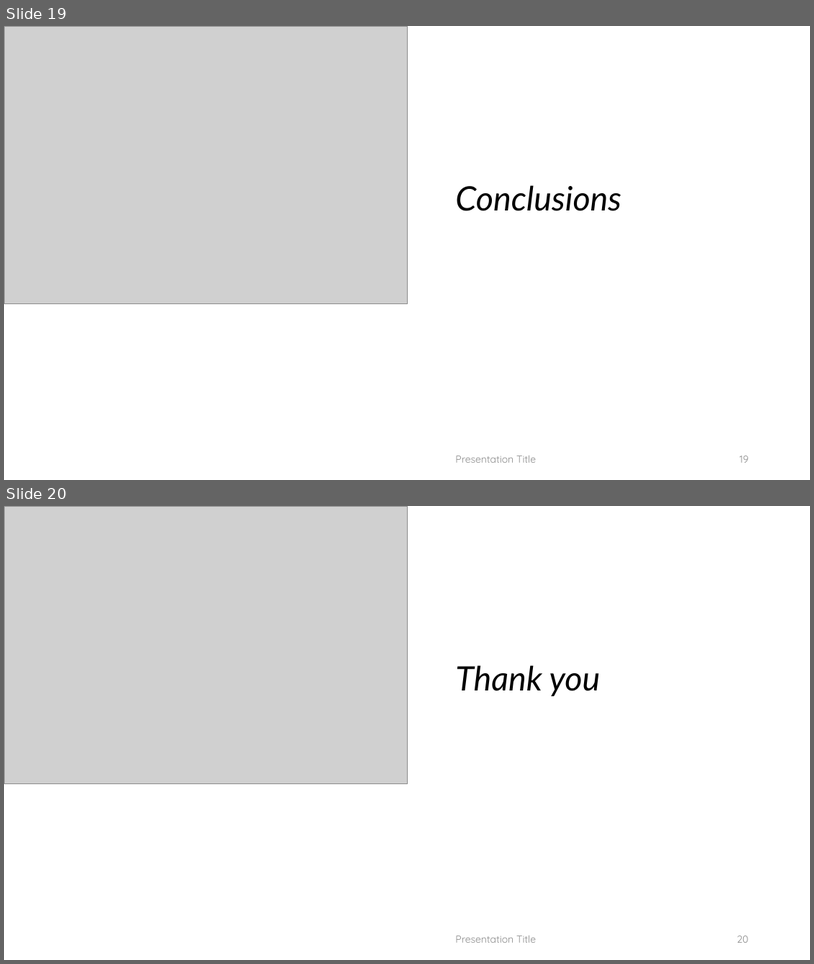
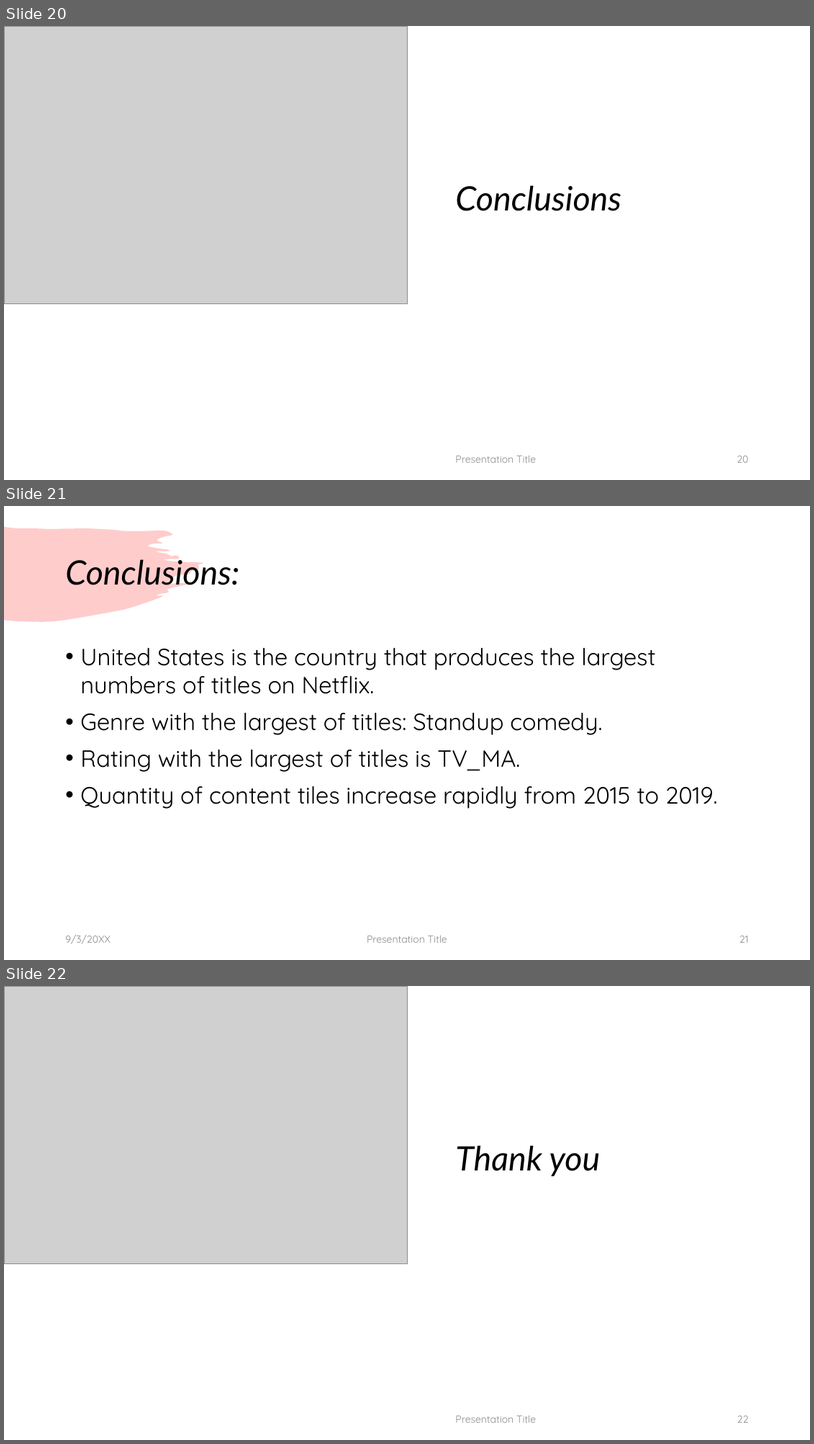
Before and after one commit to Kevinle76/NetFlix, a slide deck: Project_1.pptx. Shown one above the other, each under a label of ours: slides 19 and 20 before the commit, slides 20, 21 and 22 after it. The pictures are 814x964 and 814x1444 pixels, drawn with LibreOffice and Linux fonts; fonts in the diff are those of the drawing; grey boxes stand for pictures. Boxes give left, top, right and bottom in pixels: in the first picture for what was removed or moved away, otherwise in the second. Text is boxed around its words. In the diff, an @@ line names an element or a change of style, - is before the commit and + after.

```diff
--- a/Project_1.pptx
+++ b/Project_1.pptx
@@ slide 21 added at (x1=4, y1=506, x2=810, y2=960), background #FFFFFF @@
@@ freeform shape added at (x1=4, y1=527, x2=203, y2=621), fill #FF0000 at 20% opacity @@
@@ title added at (x1=65, y1=555, x2=239, y2=591), 40 pt, text #000000, italic @@
+Conclusions:
@@ text added at (x1=80, y1=648, x2=718, y2=808), 28 pt, text #000000 @@
+• United States is the country that produces the largest numbers of titles on Netflix.
+• Genre with the largest of titles: Standup comedy.
+• Rating with the largest of titles is TV_MA.
+• Quantity of content tiles increase rapidly from 2015 to 2019.
@@ text added at (x1=65, y1=934, x2=111, y2=944), 12 pt, text #8C8C8C @@
+9/3/20XX
@@ text added at (x1=367, y1=935, x2=448, y2=942), 12 pt, text #8C8C8C @@
+Presentation Title
@@ page number added at (x1=740, y1=935, x2=749, y2=942), 12 pt, text #8C8C8C @@
+21
@@ what was slide 19 is now slide 20 @@
@@ page number at (x1=737, y1=455, x2=748, y2=462): text changed @@
-19
+20
@@ what was slide 20 is now slide 22 @@
@@ page number at (x1=738, y1=1415, x2=749, y2=1422): text changed @@
-20
+22
```
Also in this commit, not shown: 1 slide changed, 1 other slide added.
